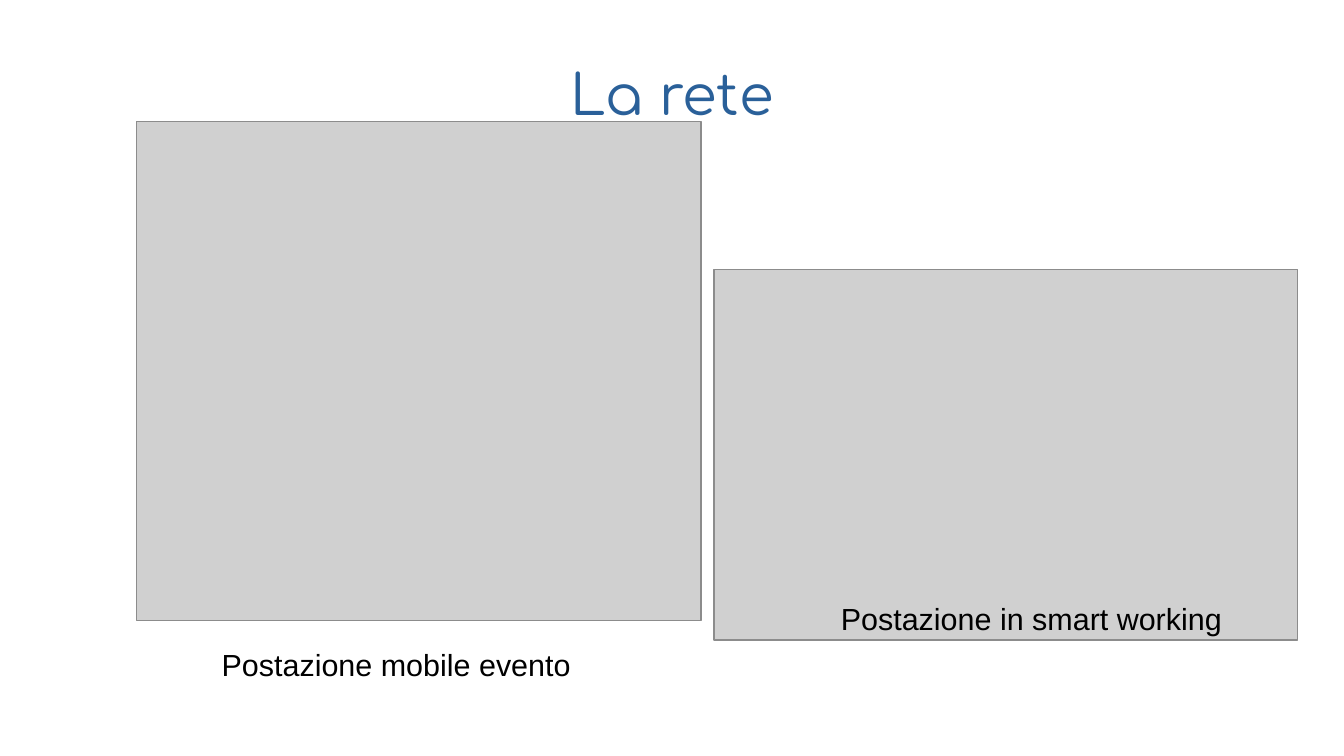
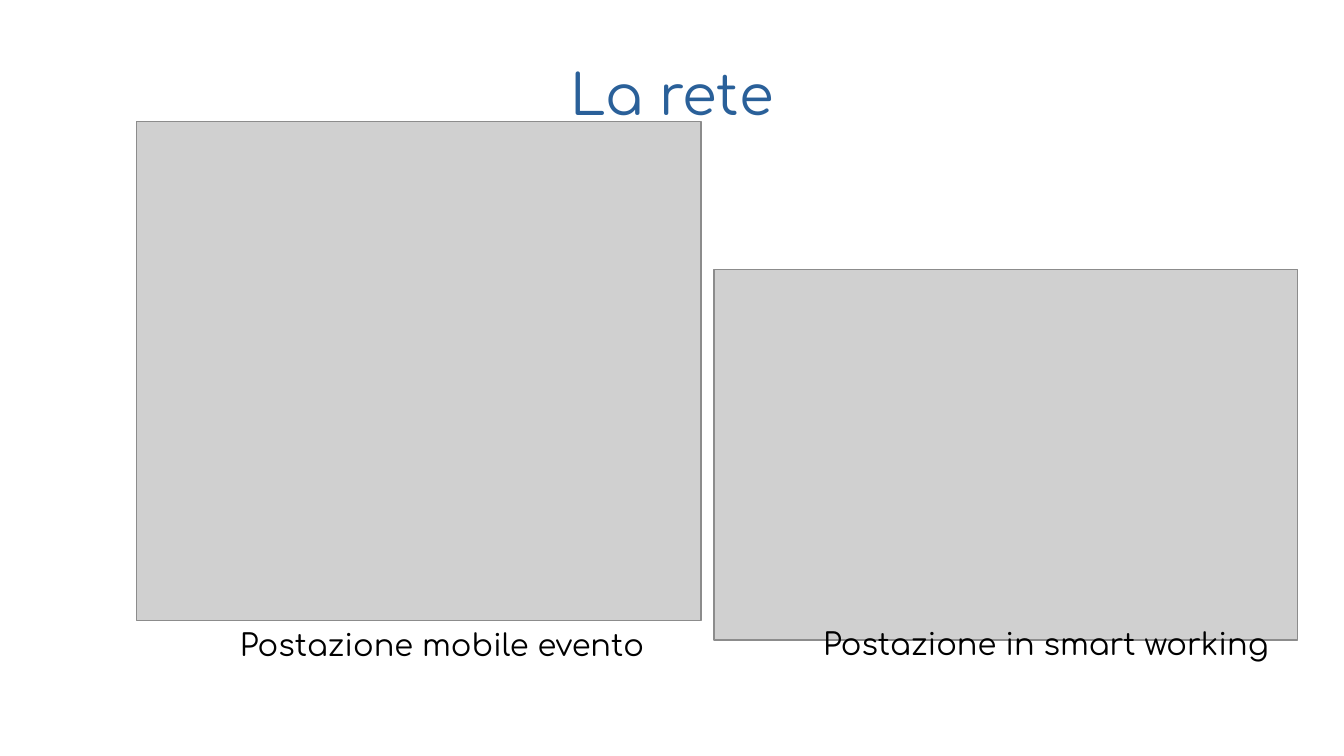
Before and after one commit to WAPEETY/media-way, a slide deck: slide 5 of proof_of_concept/esame_di_stato.odp. Drawn at 1344x756 pixels with LibreOffice and Linux fonts; fonts in the diff are those of the drawing; grey boxes stand for pictures; background and template pictures are left out. Boxes give left, top, right and bottom in pixels: in the first picture for what was removed or moved away, otherwise in the second. Text is boxed around its words. In the diff, an @@ line names an element or a change of style, - is before the commit and + after.

```diff
--- a/proof_of_concept/esame_di_stato.odp
+++ b/proof_of_concept/esame_di_stato.odp
@@ text "Postazione mobile evento" at [240,632,644,656]: font Arial to Comfortaa @@
@@ text "Postazione mobile evento": place and size @@
-text "Postazione mobile evento" at [222,654,570,677]
+text "Postazione mobile evento" at [240,632,644,656]
@@ text "Postazione in smart working": place and size @@
-text "Postazione in smart working" at [841,608,1222,636]
+text "Postazione in smart working" at [823,631,1269,664]
@@ text "Postazione in smart working" at [823,631,1269,664]: font Arial to Comfortaa @@
```
Also in this commit, not shown: 10 other slides changed, 1 slide added, 1 other file.
